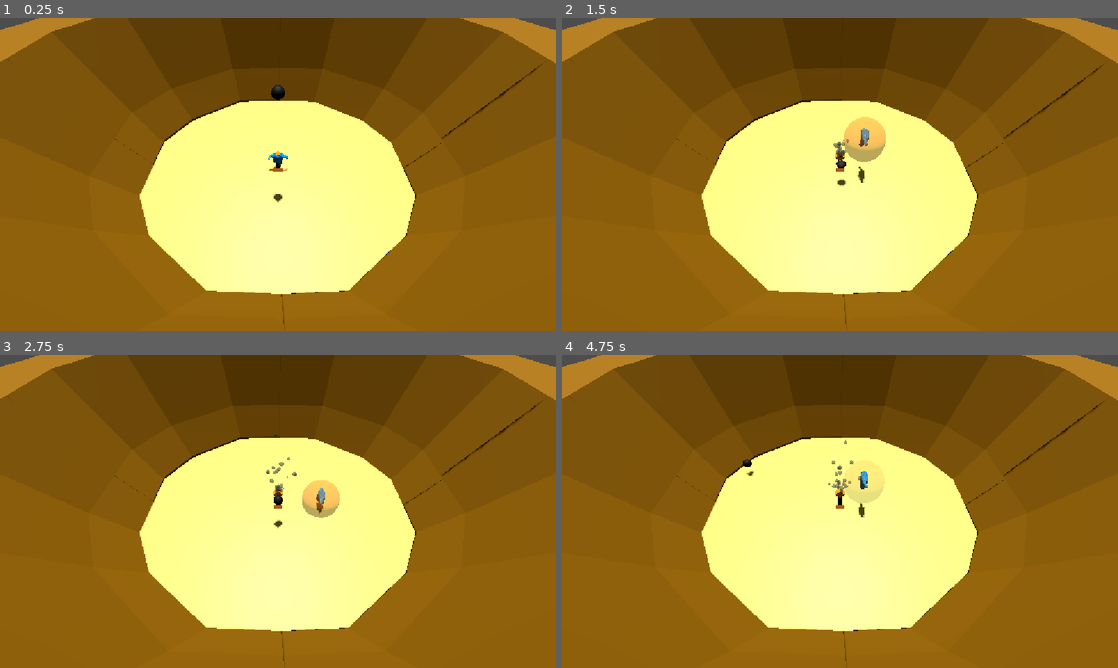
Above: before the commit, frames 1-4 (two rows, left to right).
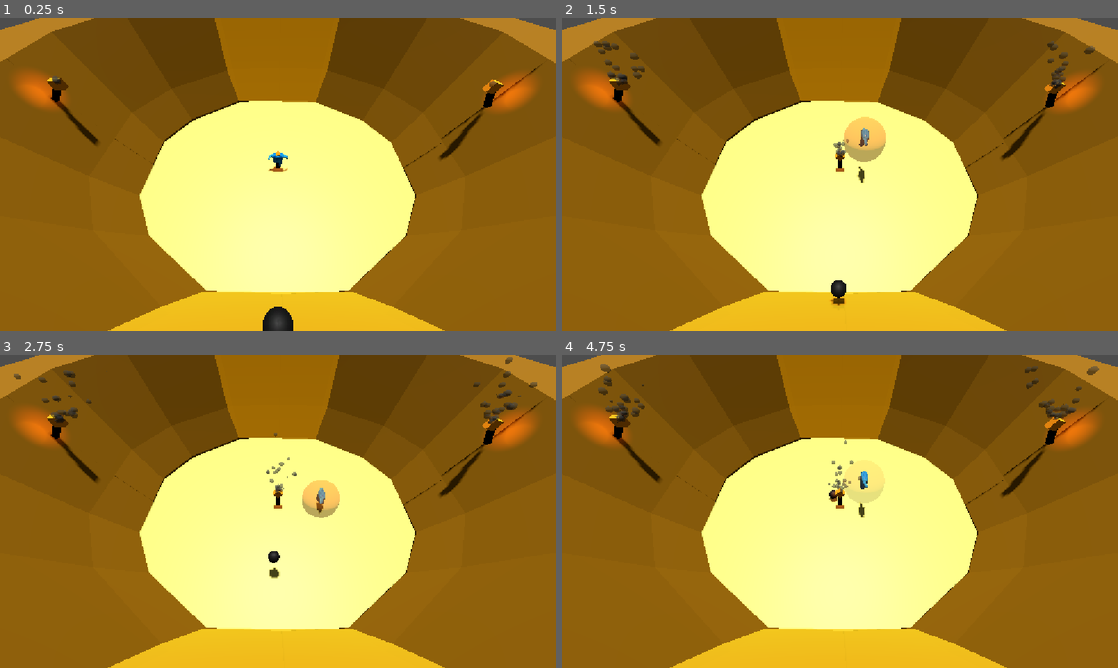
Above: after the commit, the same moments.

Repository: wildevi26250-tech/tcob
Game: Godot game, scene res://Main.tscn
The game is run twice, just before and just after one commit, with the same random seed, the same clock (stepped at 60 frames per second) and the same inputs.
Inputs (mouse positions are in pixels of both pictures, inside the frame that each line leads up to):
- Up to frame 1 (0.25 s): no input
- Up to frame 2 (1.5 s): tap Enter at 0.5 s; move the mouse to (962, 158) at 0.52 s; hold D (right) 0.53-1.25 s; tap X (Block) at 0.6 s; click (962, 158) at 0.67 s; tap Z (Jump) at 0.77 s; drag from (728, 190) to (812, 237) at 1.27 s
- Up to frame 3 (2.75 s): move the mouse to (333, 442) at 2.02 s; hold D (right) from 2.03 s (still down); tap X (Block) at 2.1 s
- Up to frame 4 (4.75 s): release D (right) at 2.75 s; drag from (812, 574) to (673, 464) at 2.77 s; move the mouse to (1006, 558) at 3.52 s; hold A (left) 3.53-4.25 s; tap X (Block) at 3.6 s; tap Z (Jump) at 3.77 s; drag from (673, 464) to (756, 433) at 4.27 s

The runs differ from the first frame. In frame 1, 13% of the frame differs, in the area x 2-97%, y 0-100%; in frame 2, 13%; in frame 3, 13%; in frame 4, 13%.

Commit message:
More torch

Diff:
--- /dev/null
+++ b/Bounce pad.tscn
@@ -0,0 +1,22 @@
+[gd_scene format=3 uid="uid://c3r7rjh278dg0"]
+
+[sub_resource type="BoxShape3D" id="BoxShape3D_ly3xq"]
+size = Vector3(0.39868164, 5.6727295, 1.9521484)
+
+[sub_resource type="StandardMaterial3D" id="StandardMaterial3D_xnloi"]
+transparency = 1
+albedo_color = Color(1, 0.69411767, 0, 0.8627451)
+
+[sub_resource type="BoxMesh" id="BoxMesh_ly3xq"]
+material = SubResource("StandardMaterial3D_xnloi")
+size = Vector3(0.43652344, 5.6210938, 1.8769531)
+
+[node name="Pad" type="Area3D" unique_id=972956060]
+
+[node name="CollisionShape3D" type="CollisionShape3D" parent="." unique_id=92446757]
+transform = Transform3D(1, 0, 0, 0, 1, 0, 0, 0, 1, 0, 0.75445557, 0)
+shape = SubResource("BoxShape3D_ly3xq")
+
+[node name="MeshInstance3D" type="MeshInstance3D" parent="." unique_id=1550567886]
+transform = Transform3D(1, 0, 0, 0, 1, 0, 0, 0, 1, 0, 0.7788086, 0)
+mesh = SubResource("BoxMesh_ly3xq")
--- a/Enemy.tscn
+++ b/Enemy.tscn
@@ -97,4 +97,13 @@
 [node name="AnimationPlayer" type="AnimationPlayer" parent="." unique_id=637963307]
 libraries/ = SubResource("AnimationLibrary_qp131")
 
+[node name="Area3D" type="Area3D" parent="." unique_id=1925471517]
+
+[node name="CollisionShape3D" type="CollisionShape3D" parent="Area3D" unique_id=1433430084]
+shape = SubResource("SphereShape3D_p3a75")
+
 [connection signal="timeout" from="Timer" to="RigidBody3D" method="_on_timer_timeout"]
+[connection signal="area_entered" from="Area3D" to="." method="_on_area_3d_area_entered"]
+[connection signal="area_entered" from="Area3D" to="RigidBody3D" method="_on_area_3d_area_entered"]
+[connection signal="area_exited" from="Area3D" to="." method="_on_area_3d_area_exited"]
+[connection signal="area_exited" from="Area3D" to="RigidBody3D" method="_on_area_3d_area_exited"]
--- a/Enemy_movement.gd
+++ b/Enemy_movement.gd
@@ -14,10 +14,20 @@
 	linear_velocity.y -= 0.0918
 
 func _process(delta: float) -> void:
+	if Global.bounce == 1:
+		linear_velocity.x += randf_range(-40, 40)
+		linear_velocity.z += randf_range(-40, 40)
+		linear_velocity.y += randf_range(-15, 15)
+		enemy_anim.play("Bounce")
+
+
+func _on_timer_timeout() -> void:
 	pass
 
 
-func _on_timer_timeout() -> void:
+
+
+func _on_area_3d_area_entered(area: Area3D) -> void:
 	linear_velocity.x += randf_range(-40, 40)
 	linear_velocity.z += randf_range(-40, 40)
 	linear_velocity.y += randf_range(-15, 15)
--- a/Main.tscn
+++ b/Main.tscn
@@ -20,8 +20,8 @@
 [node name="colosseum" parent="." unique_id=42025773 instance=ExtResource("3_cm0pq")]
 transform = Transform3D(4, 0, 0, 0, 4, 0, 0, 0, 4, 0, -1.2340775, 0)
 
-[node name="Node3D" parent="." unique_id=1831731075 instance=ExtResource("3_r0du0")]
-transform = Transform3D(1, 0, 0, 0, 1, 0, 0, 0, 1, 0, 19.530453, 3.0295448)
+[node name="Enemy" parent="." unique_id=1831731075 instance=ExtResource("3_r0du0")]
+transform = Transform3D(1, 0, 0, 0, 1, 0, 0, 0, 1, 0, 19.530453, 28.35181)
 
 [node name="WorldEnvironment" type="WorldEnvironment" parent="." unique_id=1814773619]
 environment = SubResource("Environment_7kdff")
--- a/colosseum.tscn
+++ b/colosseum.tscn
@@ -1,6 +1,7 @@
 [gd_scene format=4 uid="uid://c012ognpw31i4"]
 
 [ext_resource type="PackedScene" uid="uid://nyj5fngtyki3" path="res://Torch.tscn" id="1_voh5k"]
+[ext_resource type="PackedScene" uid="uid://c3r7rjh278dg0" path="res://Bounce pad.tscn" id="2_jy3mr"]
 
 [sub_resource type="StandardMaterial3D" id="StandardMaterial3D_veefc"]
 resource_name = "Material"
@@ -152,3 +153,15 @@
 
 [node name="Torch" parent="." unique_id=740909030 instance=ExtResource("1_voh5k")]
 transform = Transform3D(1, 0, 0, 0, 1, 0, 0, 0, 1, 0, 0.5514536, 0)
+
+[node name="Torch2" parent="." unique_id=1261531130 instance=ExtResource("1_voh5k")]
+transform = Transform3D(0.8660254, -0.5, 0, 0.5, 0.8660254, 0, 0, 0, 1, 8.165371, 4.4555073, 0)
+
+[node name="Torch3" parent="." unique_id=473854789 instance=ExtResource("1_voh5k")]
+transform = Transform3D(0.70710665, 0.7071067, 0, -0.7071067, 0.70710665, 0, 0, 0, 1, -8.357954, 4.640271, 0)
+
+[node name="Pad" parent="." unique_id=972956060 instance=ExtResource("2_jy3mr")]
+transform = Transform3D(-4.2269175e-08, 1.1328437e-08, 3.875, 0.30451512, 0.9525075, 8.064582e-09, -0.9525075, 0.30451512, -1.6938164e-07, 0.03360367, 2.2195787, 6.9502597)
+
+[node name="Pad" parent="Pad" unique_id=570189801 instance=ExtResource("2_jy3mr")]
+transform = Transform3D(-0.81464624, 0.5797769, 0.034433797, 0.57977694, 0.8135121, 0.10770801, 0.014498662, 0.04535068, -2.3723063, 13.121636, -4.3853397, -0.66346234)
--- a/enemy.gd
+++ b/enemy.gd
@@ -24,3 +24,13 @@
 
 func _on_timer_timeout() -> void:
 	Global.jump = 1
+
+
+
+
+func _on_area_3d_area_entered(area: Area3D) -> void:
+	Global.bounce = 1
+
+
+func _on_area_3d_area_exited(area: Area3D) -> void:
+	Global.bounce = 0
--- a/global.gd
+++ b/global.gd
@@ -3,6 +3,7 @@
 var on_floor = 0
 var jump = 0
 var on_wall = 0
+var bounce = 0
 # Called when the node enters the scene tree for the first time.
 func _ready() -> void:
 	pass # Replace with function body.
